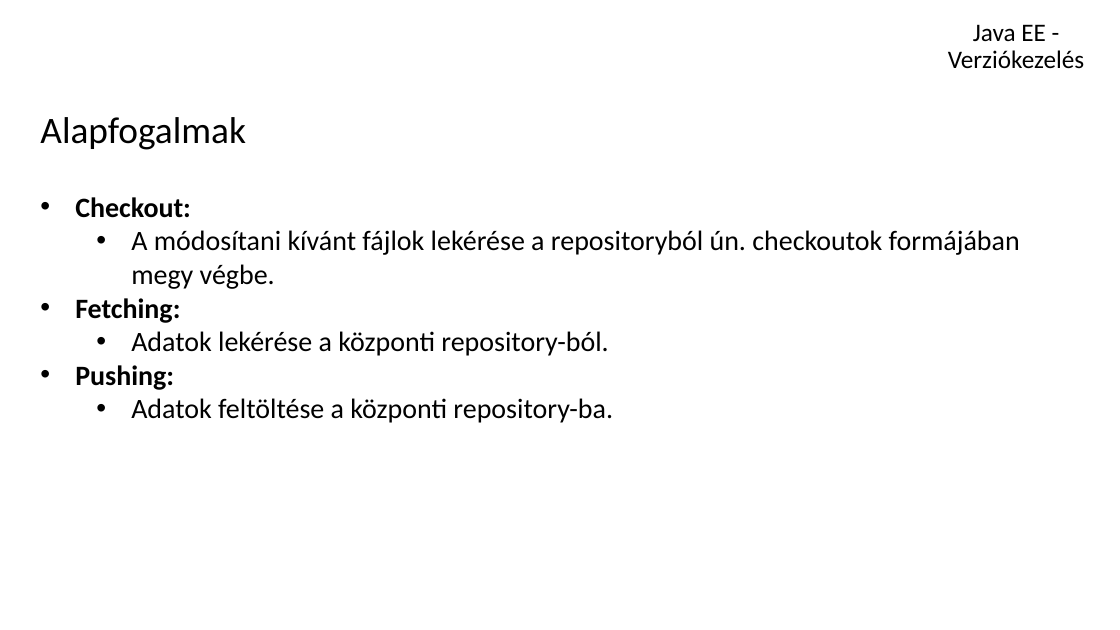
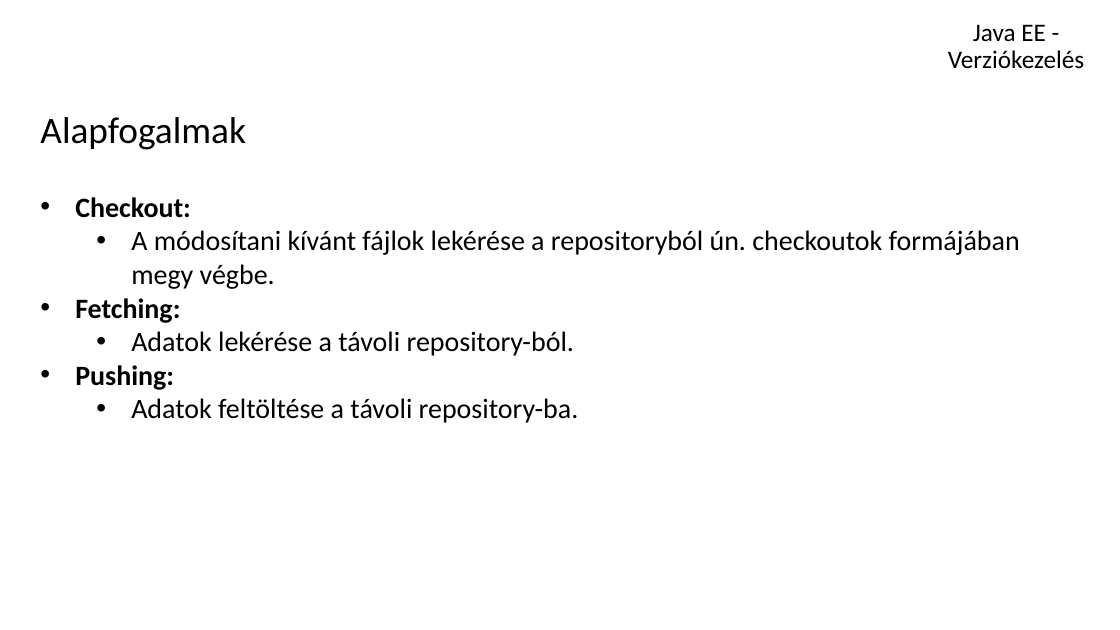
Before and after one commit to schonherz-java-ee-2015-autumn/training, a slide deck: slide 9 of documentation/Java training 01 - Version control.pptx. Drawn at 1120x630 pixels with LibreOffice and Linux fonts; fonts in the diff are those of the drawing; background and template pictures are left out. Boxes give left, top, right and bottom in pixels: in the first picture for what was removed or moved away, otherwise in the second. Text is boxed around its words. In the diff, an @@ line names an element or a change of style, - is before the commit and + after.

```diff
--- a/documentation/Java training 01 - Version control.pptx
+++ b/documentation/Java training 01 - Version control.pptx
@@ text at box(131, 331, 574, 356): text changed @@
-  • Adatok lekérése a központi repository-ból.
+  • Adatok lekérése a távoli repository-ból.
@@ text at box(131, 398, 579, 423): text changed @@
-  • Adatok feltöltése a központi repository-ba.
+  • Adatok feltöltése a távoli repository-ba.
```
Also in this commit, not shown: 2 other slides changed, 1 slide removed, 1 other file.
